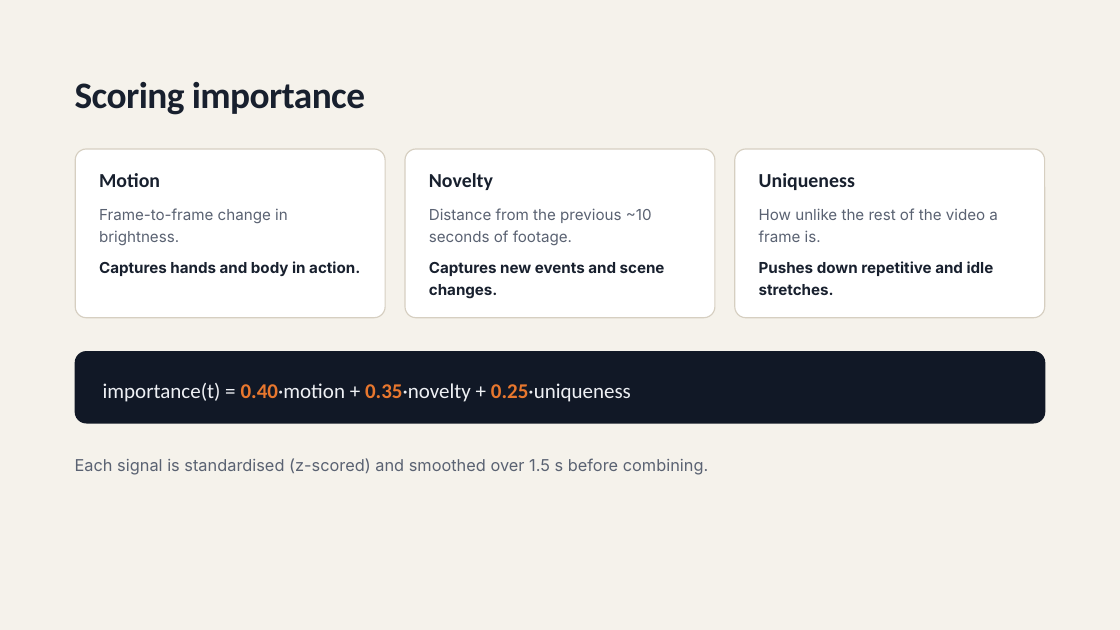
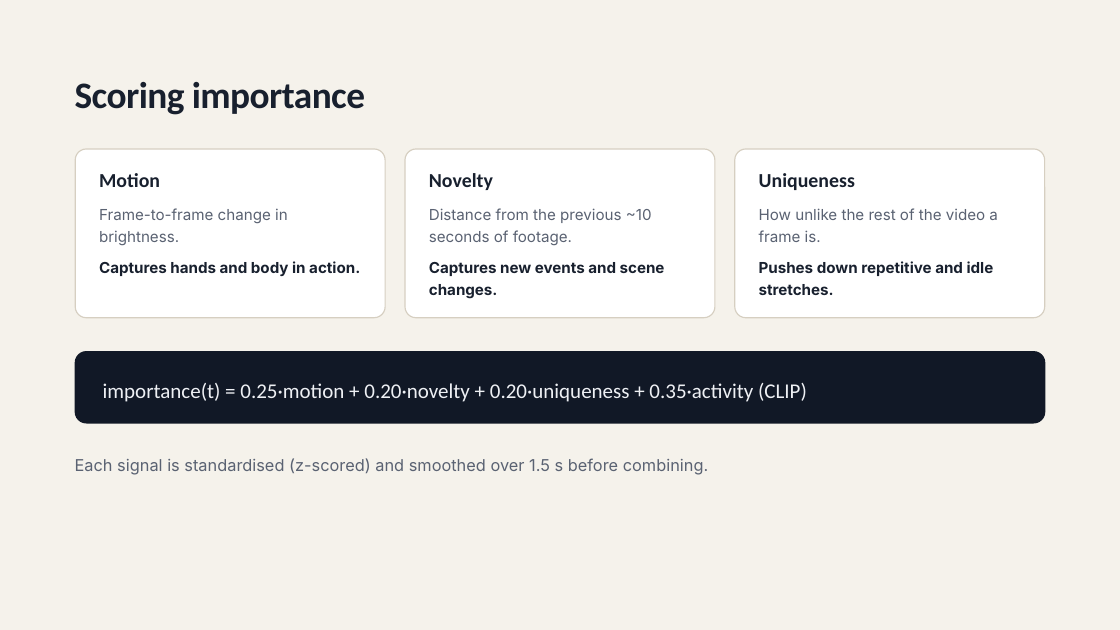
Before and after one commit to Failedsnack/xr_Hackathon, a slide deck: slide 5 of Action-Aware Video Summarization — XR Hackathon 2026.pptx. Drawn at 1120x630 pixels with LibreOffice and Linux fonts; fonts in the diff are those of the drawing. Boxes give left, top, right and bottom in pixels: in the first picture for what was removed or moved away, otherwise in the second. Text is boxed around its words. In the diff, an @@ line names an element or a change of style, - is before the commit and + after.

```diff
--- a/Action-Aware Video Summarization — XR Hackathon 2026.pptx
+++ b/Action-Aware Video Summarization — XR Hackathon 2026.pptx
@@ text in rounded rectangle at bbox=[103, 383, 807, 402]: text changed @@
-importance(t) = 0.40·motion + 0.35·novelty + 0.25·uniqueness
+importance(t) = 0.25·motion + 0.20·novelty + 0.20·uniqueness + 0.35·activity (CLIP)
```
Also in this commit, not shown: 3 other slides changed, 4 other files.
